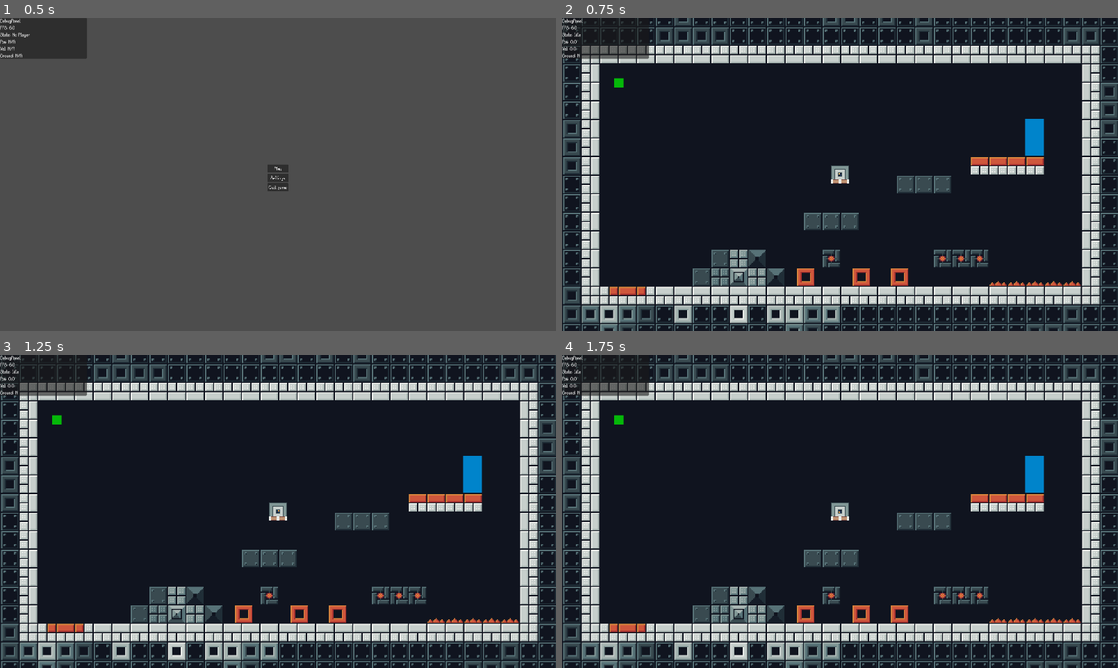
Above: before the commit, frames 1-4 (two rows, left to right).
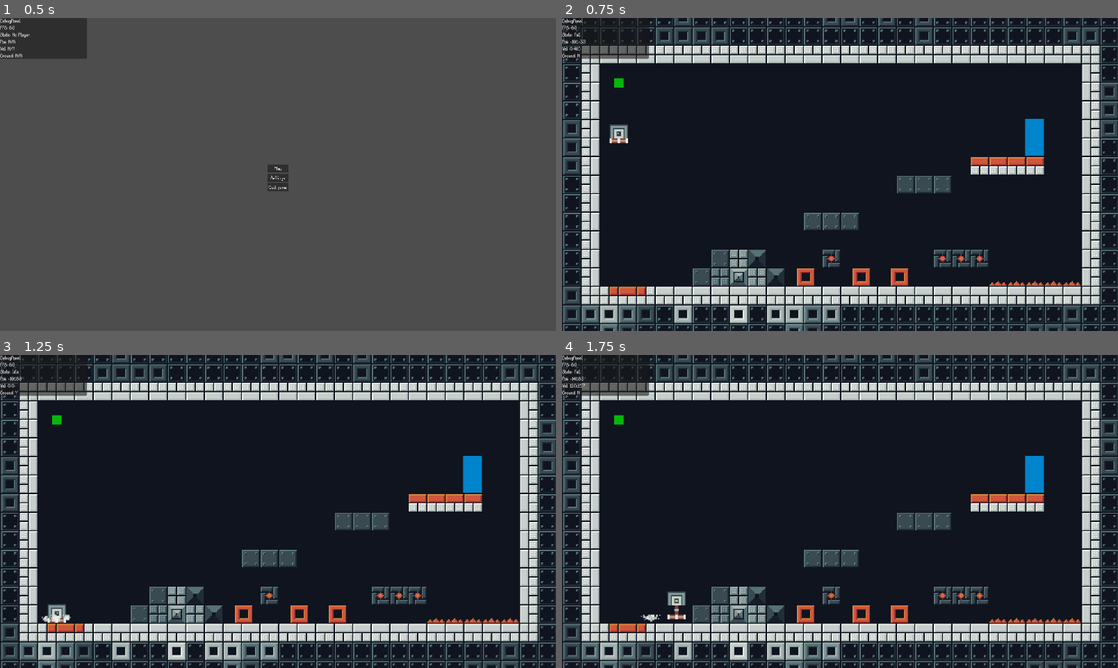
Above: after the commit, the same moments.

Repository: LeZellus/pistonprecision
Game: Godot game, scene res://scenes/worlds/MainScene.tscn
The game is run twice, just before and just after one commit, with the same random seed, the same clock (stepped at 60 frames per second) and the same inputs.
Inputs:
- Up to frame 1 (0.5 s): no input
- Up to frame 2 (0.75 s): click "Play" at 0.5 s
- Up to frame 3 (1.25 s): no input
- Up to frame 4 (1.75 s): tap Enter at 1.25 s; hold D (move_right) from 1.28 s (still down); tap Space (jump) at 1.52 s

Frame 1 is identical in both runs. In frame 2, 0.4% of the frame differs, in the area x 1-52%, y 4-53%; in frame 3, 0.4%; in frame 4, 0.5%, in the area x 1-52%, y 4-86%.
Error before the commit: Invalid call. Nonexistent function '_connect_player_signals' in base 'Node (GameManager.gd)'. (res://scripts/GameLevel.gd:82)

Commit message:
remove death management

Diff:
--- a/scripts/GameLevel.gd
+++ b/scripts/GameLevel.gd
@@ -1,8 +1,8 @@
+# scripts/GameLevel.gd
 extends Node2D
 
 @export var starting_world: WorldData
 @export var starting_room: String = ""
-@export var player_spawn_position: Vector2 = Vector2(10, 10)
 
 # === MENU REFERENCES ===
 @onready var menu_layer: CanvasLayer = $MenuLayer
@@ -28,9 +28,6 @@
 
 	# Commencer par afficher le menu principal
 	_show_main_menu()
-
-	# NE PLUS INITIALISER LE JEU ICI !
-	# L'initialisation se fait maintenant dans _start_game()
 
 func _input(event):
 	# Échap pendant le jeu = pause
@@ -62,10 +59,16 @@
 	if menu_layer:
 		menu_layer.visible = false
 
-	# S'assurer que le GameManager est en mode PLAYING
-	var game_manager = get_node("/root/GameManager")
-	if game_manager:
-		game_manager.change_state(GameManager.GameState.PLAYING)
+	# S'assurer que le GameManager est en mode PLAYING (avec vérification de sécurité)
+	var game_manager = get_node_or_null("/root/GameManager")
+	if game_manager and game_manager.has_method("change_state"):
+		# Vérifier que l'enum GameState existe
+		if "GameState" in game_manager:
+			game_manager.change_state(game_manager.GameState.PLAYING)
+		else:
+			print("GameManager trouvé mais sans enum GameState")
+	else:
+		print("GameManager non trouvé ou méthode change_state manquante")
 
 	# MAINTENANT initialiser le jeu
 	if not starting_world:
@@ -76,10 +79,6 @@
 
 	SceneManager.initialize_with_player(player_scene)
 	await SceneManager.load_world(starting_world, starting_room)
-
-	# IMPORTANT: Connecter le GameManager au joueur créé
-	if game_manager:
-		game_manager._connect_player_signals()
 
 	print("=== Initialisation terminée ===")
 
@@ -116,9 +115,10 @@
 	# Nettoyer proprement le SceneManager
 	SceneManager.cleanup_world()
 
-	# Remettre le GameManager en état MENU
-	var game_manager = get_node("/root/GameManager")
-	if game_manager:
-		game_manager.change_state(GameManager.GameState.MENU)
+	# Remettre le GameManager en état MENU (avec vérification de sécurité)
+	var game_manager = get_node_or_null("/root/GameManager")
+	if game_manager and game_manager.has_method("change_state"):
+		if "GameState" in game_manager:
+			game_manager.change_state(game_manager.GameState.MENU)
 
 	_show_main_menu()
--- a/scripts/managers/GameManager.gd
+++ b/scripts/managers/GameManager.gd
@@ -29,16 +29,18 @@
 const SAVE_FILE_PATH = "user://save_game.dat"
 
 func _ready():
+	name = "GameManager"
 	process_mode = Node.PROCESS_MODE_ALWAYS
 	load_game_data()
+	print("GameManager initialisé - État:", GameState.keys()[current_state])
 
 func _process(delta):
 	if current_state == GameState.PLAYING:
 		level_time += delta
 		total_time += delta
 
-		var debug_manager = get_node("/root/DebugManager") if has_node("/root/DebugManager") else null
-		if debug_manager:
+		var debug_manager = get_node_or_null("/root/DebugManager")
+		if debug_manager and debug_manager.has_method("add_custom_info"):
 			debug_manager.add_custom_info("GAME", "Current Level", current_level)
 
 # === STATE MANAGEMENT ===
@@ -46,6 +48,7 @@
 	if current_state == new_state:
 		return
 
+	print("GameManager: Changement d'état de ", GameState.keys()[current_state], " vers ", GameState.keys()[new_state])
 	current_state = new_state
 	state_changed.emit(new_state)
 
@@ -94,10 +97,12 @@
 	if file:
 		file.store_string(JSON.stringify(save_data))
 		file.close()
+		print("Données sauvegardées")
 
 func load_game_data():
 	var file = FileAccess.open(SAVE_FILE_PATH, FileAccess.READ)
 	if not file:
+		print("Aucune sauvegarde trouvée, utilisation des valeurs par défaut")
 		return
 
 	var json_string = file.get_as_text()
@@ -112,3 +117,10 @@
 		collectibles_found = save_data.get("collectibles_found", {})
 		best_times = save_data.get("best_times", {})
 		total_time = save_data.get("total_time", 0.0)
+		print("Données chargées avec succès")
+	else:
+		print("Erreur lors du parsing de la sauvegarde")
+
+# === DEBUG ===
+func get_state_name() -> String:
+	return GameState.keys()[current_state]
--- a/scripts/managers/ParticleManager.gd
+++ b/scripts/managers/ParticleManager.gd
@@ -43,7 +43,7 @@
 		params["target_offset"] = target_offset
 	_emit_particle("jump", position, params)
 
-func emit_dust(position: Vector2, direction: float = 0.0, follow_target: Node2D = null):
+func emit_dust(position: Vector2, direction: float = 0.0, _follow_target: Node2D = null):
 	var params = {"direction": direction}
 	_emit_particle("dust", position, params)
 
--- a/scripts/managers/SceneManager.gd
+++ b/scripts/managers/SceneManager.gd
@@ -1,4 +1,4 @@
-# scripts/managers/SceneManager.gd - Version avec reset et mort
+# scripts/managers/SceneManager.gd
 extends Node
 
 # === REFERENCES ===
@@ -22,7 +22,7 @@
 
 # === INITIALIZATION ===
 func initialize_with_player(player_scene: PackedScene):
-	# FIX: Vérifier que le joueur existe ET qu'il est valide
+	# Vérifier que le joueur existe ET qu'il est valide
 	if player and is_instance_valid(player):
 		player.queue_free()
 		await player.tree_exited
@@ -76,8 +76,29 @@
 	# Positionner le joueur au bon spawn
 	if player and is_instance_valid(player):
 		world_container.move_child(player, -1)
+		player.velocity = Vector2.ZERO
+		_spawn_player_at_point(spawn_id)
 
-		player.velocity = Vector2.ZERO
+func _spawn_player_at_point(spawn_id: String):
+	"""Positionne le joueur au spawn point demandé"""
+	if not player or not current_room_node:
+		return
+
+	# Rechercher le spawn point
+	var spawn_points = current_room_node.get_tree().get_nodes_in_group("spawn_points")
+
+	for spawn_point in spawn_points:
+		if spawn_point.spawn_id == spawn_id or (spawn_id == "default" and spawn_point.is_default_spawn):
+			player.global_position = spawn_point.global_position
+			print("Joueur spawné à: ", spawn_point.global_position, " (spawn: ", spawn_id, ")")
+			return
+
+	# Si aucun spawn trouvé, utiliser le premier disponible
+	if not spawn_points.is_empty():
+		player.global_position = spawn_points[0].global_position
+		print("Spawn par défaut utilisé: ", spawn_points[0].global_position)
+	else:
+		print("Aucun spawn point trouvé dans la salle!")
 
 # === TRANSITIONS ===
 func transition_to_room(target_room_id: String, spawn_id: String = "default"):
@@ -86,9 +107,9 @@
 		push_error("Aucun monde chargé")
 		return
 
-	# Sauvegarder la vélocité seulement si le joueur n'est pas mort
+	# Sauvegarder la vélocité pour une transition fluide
 	var preserved_velocity = Vector2.ZERO
-	if player and is_instance_valid(player) and not player.is_player_dead():
+	if player and is_instance_valid(player):
 		preserved_velocity = player.velocity
 
 	# Commencer la transition
@@ -98,8 +119,8 @@
 	# Charger la nouvelle salle
 	await load_room(target_room_id, spawn_id)
 
-	# Restaurer la vélocité si c'est une transition fluide (pas un reset de mort)
-	if player and is_instance_valid(player) and spawn_id != "default" and not player.is_player_dead():
+	# Restaurer la vélocité pour une transition fluide
+	if player and is_instance_valid(player) and spawn_id != "default":
 		player.velocity = preserved_velocity
 
 # === CLEANUP METHOD ===
--- a/scripts/player/Player.gd
+++ b/scripts/player/Player.gd
@@ -86,3 +86,12 @@
 	add_child(physics_component)
 	add_child(actions_component)
 	add_child(controller)
+
+# === TRANSITION IMMUNITY (pour les changements de salle) ===
+func start_room_transition():
+	"""Démarre l'immunité lors d'une transition de salle"""
+	transition_immunity_timer = 0.5
+
+func has_transition_immunity() -> bool:
+	"""Vérifie si le joueur est en immunité de transition"""
+	return transition_immunity_timer > 0
--- a/scripts/player/components/PlayerActions.gd
+++ b/scripts/player/components/PlayerActions.gd
@@ -19,7 +19,7 @@
 	dash_cooldown_timer = PlayerConstants.DASH_COOLDOWN
 
 func can_dash() -> bool:
-	return dash_cooldown_timer <= 0.0 and player.piston_direction != Player.PistonDirection.DOWN and not player.is_dead
+	return dash_cooldown_timer <= 0.0 and player.piston_direction != Player.PistonDirection.DOWN
 
 # === ROTATION ===
 func rotate_piston(direction: int):
--- a/scripts/player/components/PlayController.gd
+++ b/scripts/player/components/PlayerController.gd
@@ -10,9 +10,6 @@
 	player.state_machine.process_frame(delta)
 
 func _physics_process(delta: float):
-	if player.is_player_dead():
-		return
-
 	if player.transition_immunity_timer > 0:
 		player.transition_immunity_timer -= delta
 		# Pas de physique normale pendant l'immunité de respawn
